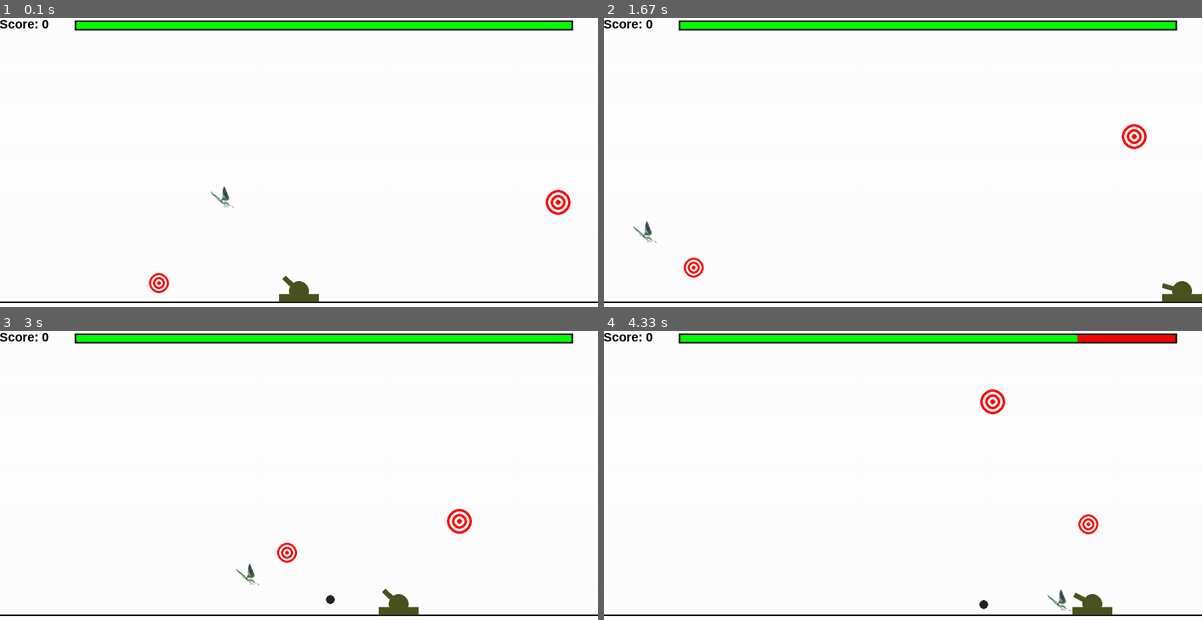
Above: before the commit, frames 1-4 (two rows, left to right).
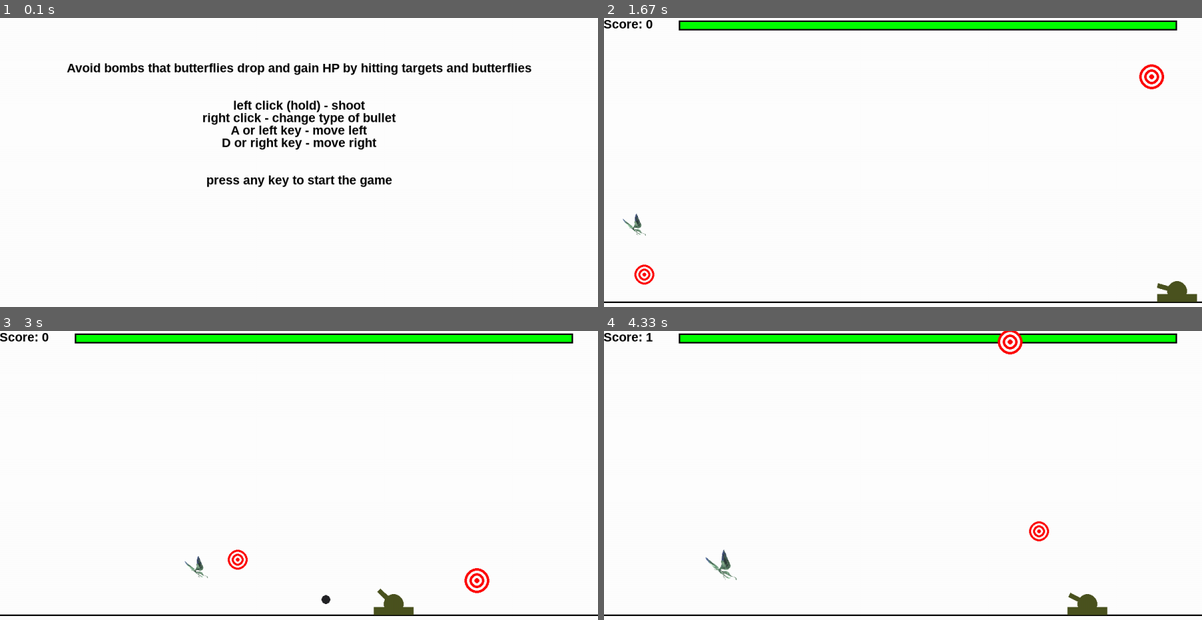
Above: after the commit, the same moments.

Repository: gnorayr/infa_2020_Gevorgyan
Game: pygame game, started from Lab 8 Cannon/Zibil.py
The game is run twice, just before and just after one commit, with the same random seed, the same clock (stepped at 60 frames per second) and the same inputs.
Inputs (mouse positions are in pixels of both pictures, inside the frame that each line leads up to):
- Up to frame 1 (0.1 s): no input
- Up to frame 2 (1.67 s): hold Right 0.33-0.8 s; click (908, 185) at 0.88 s; hold Right 1.17-1.63 s; click (759, 168) at 1.25 s
- Up to frame 3 (3 s): hold Left 1.67-2.2 s; click (113, 435) at 1.75 s; hold Left 2.23-2.63 s; click (520, 585) at 2.32 s; hold Right from 2.67 s (still down); click (143, 368) at 2.75 s
- Up to frame 4 (4.33 s): release Right at 3.3 s; hold Left 3.33-3.8 s; click (759, 420) at 3.42 s; hold Right 3.83-4.3 s; click (908, 513) at 3.92 s

The runs differ from the first frame. In frame 1, 8.4% of the frame differs, in the area x 0-100%, y 0-99%; in frame 2, 1.0%; in frame 3, 1.1%; in frame 4, 1.6%.

Commit message:
rules added

Diff:
--- a/Lab 8 Cannon/Zibil.py
+++ b/Lab 8 Cannon/Zibil.py
@@ -18,7 +18,7 @@
 class Game:
     def __init__(self):
         self.clock = pygame.time.Clock()
-
+        self.font = pygame.font.SysFont('arial', 25, True)
         self.score = 0
         self.cannon = Cannon(40, y=GROUND_Y)
         self.targets = [Target(), Target()]
@@ -27,9 +27,24 @@
         self.butterflies = [Butterfly()]
 
     def score_count(self):
-        font = pygame.font.SysFont('arial', 25, True)
-        text_1 = font.render("Score: {}".format(self.score), True, BLACK)
-        screen.blit(text_1, text_1.get_rect(center=(SCREEN_X // 25, SCREEN_Y // 50)))
+        text = self.font.render("Score: {}".format(self.score), True, BLACK)
+        screen.blit(text, text.get_rect(center=(SCREEN_X // 25, SCREEN_Y // 50)))
+
+    def rules(self):
+        text_1 = self.font.render("Avoid bombs that butterflies drop and gain HP by hitting targets and butterflies",
+                                  True, BLACK)
+        text_2 = self.font.render("left click (hold) - shoot", True, BLACK)
+        text_3 = self.font.render("right click - change type of bullet", True, BLACK)
+        text_4 = self.font.render("A or left key - move left", True, BLACK)
+        text_5 = self.font.render("D or right key - move right", True, BLACK)
+        text_6 = self.font.render("press any key to start the game", True, BLACK)
+
+        screen.blit(text_1, text_1.get_rect(center=(SCREEN_X // 2, SCREEN_Y // 4 - 50)))
+        screen.blit(text_2, text_2.get_rect(center=(SCREEN_X // 2, SCREEN_Y // 4 + 25)))
+        screen.blit(text_3, text_3.get_rect(center=(SCREEN_X // 2, SCREEN_Y // 4 + 50)))
+        screen.blit(text_4, text_4.get_rect(center=(SCREEN_X // 2, SCREEN_Y // 4 + 75)))
+        screen.blit(text_5, text_5.get_rect(center=(SCREEN_X // 2, SCREEN_Y // 4 + 100)))
+        screen.blit(text_6, text_6.get_rect(center=(SCREEN_X // 2, SCREEN_Y // 4 + 175)))
 
     def ground_draw(self):
         line(screen, BLACK, (0, GROUND_Y), (SCREEN_X, GROUND_Y), 3)
@@ -42,78 +57,84 @@
     def mainloop(self):
         finished = False
         bullet_type_1 = True
+        button_not_pressed = True
         while not finished:
             self.clock.tick(FPS)
-            self.ground_draw()
-            self.cannon.move()
-            self.cannon.muzzle_move()
-            self.cannon.draw()
-            self.cannon.health_draw()
-            self.score_count()
-            self.add_butterfly()
-
-            if self.cannon.is_dead():
-                print("your score is", self.score)
-                finished = True
-
-            for target in self.targets:
-                target.move()
-                target.draw()
-
-            for bullet in self.bullets:
-                if bullet.disappears(self.cannon):
-                    self.bullets.remove(bullet)
-                bullet.move()
-                bullet.draw()
-
-            for bomb in self.bombs:
-                if bomb.disappears():
-                    self.bombs.remove(bomb)
-                bomb.move()
-                bomb.draw()
-
-            for butterfly in self.butterflies:
-                butterfly.move()
-                butterfly.draw()
-                if butterfly.time_passed():
-                    self.bombs.append(Bomb(butterfly, 10))
-                    butterfly.waits()
-
-            for bomb in self.bombs:
-                if self.cannon.is_touching(bomb):
-                    self.cannon.health -= self.cannon.max_health / 5
-                    self.bombs.remove(bomb)
-
-            for bullet in self.bullets:
+            if button_not_pressed:
+                self.rules()
+            else:
+                self.ground_draw()
+                self.cannon.move()
+                self.cannon.muzzle_move()
+                self.cannon.draw()
+                self.cannon.health_draw()
+                self.score_count()
+                self.add_butterfly()
+
+                if self.cannon.is_dead():
+                    print("your score is", self.score)
+                    finished = True
+
                 for target in self.targets:
-                    if target.is_touching(bullet):
-                        self.targets.remove(target)
-                        self.targets.append(Target())
-                        try:
-                            self.bullets.remove(bullet)
-                        except ValueError:
-                            print("Congratulations you hit two butterflies with one shot!!!")
-                        self.score += 1
-                        if self.cannon.health_is_not_full():
-                            self.cannon.health += self.cannon.max_health / 50
-
-            for bullet in self.bullets:
+                    target.move()
+                    target.draw()
+
+                for bullet in self.bullets:
+                    if bullet.disappears(self.cannon):
+                        self.bullets.remove(bullet)
+                    bullet.move()
+                    bullet.draw()
+
+                for bomb in self.bombs:
+                    if bomb.disappears():
+                        self.bombs.remove(bomb)
+                    bomb.move()
+                    bomb.draw()
+
                 for butterfly in self.butterflies:
-                    if butterfly.is_touching(bullet):
-                        self.butterflies.remove(butterfly)
-                        self.butterflies.append(Butterfly())
-                        try:
-                            self.bullets.remove(bullet)
-                        except ValueError:
-                            print("Congratulations you hit two butterflies with one shot!!!")
-                        self.score += 1
-                        if self.cannon.health_is_not_full():
-                            self.cannon.health += 1
+                    butterfly.move()
+                    butterfly.draw()
+                    if butterfly.time_passed():
+                        self.bombs.append(Bomb(butterfly, 10))
+                        butterfly.waits()
+
+                for bomb in self.bombs:
+                    if self.cannon.is_touching(bomb):
+                        self.cannon.health -= self.cannon.max_health / 5
+                        self.bombs.remove(bomb)
+
+                for bullet in self.bullets:
+                    for target in self.targets:
+                        if target.is_touching(bullet):
+                            self.targets.remove(target)
+                            self.targets.append(Target())
+                            try:
+                                self.bullets.remove(bullet)
+                            except ValueError:
+                                print("Congratulations you hit two butterflies with one shot!!!")
+                            self.score += 1
+                            if self.cannon.health_is_not_full():
+                                self.cannon.health += self.cannon.max_health / 50
+
+                for bullet in self.bullets:
+                    for butterfly in self.butterflies:
+                        if butterfly.is_touching(bullet):
+                            self.butterflies.remove(butterfly)
+                            self.butterflies.append(Butterfly())
+                            try:
+                                self.bullets.remove(bullet)
+                            except ValueError:
+                                print("Congratulations you hit two butterflies with one shot!!!")
+                            self.score += 1
+                            if self.cannon.health_is_not_full():
+                                self.cannon.health += 1
 
             for event in pygame.event.get():
                 if event.type == pygame.QUIT:
                     print("your score is", self.score)
                     finished = True
+                elif event.type == pygame.KEYDOWN:
+                    button_not_pressed = False
                 elif event.type == pygame.MOUSEBUTTONUP and event.button == 3:
                     bullet_type_1 = not bullet_type_1
                 elif event.type == pygame.MOUSEBUTTONUP and event.button == 1:
@@ -168,10 +189,11 @@
                                       self.y - 0.5 * self.width * cos(self.angle))])
 
     def health_draw(self):
-        rect(screen, RED, (150, 5, 1000, 20))
+        rect(screen, RED, (SCREEN_X // 8, SCREEN_Y // 120, 5 * SCREEN_X // 6, SCREEN_Y // 30))
         if self.health > 0:
-            rect(screen, GREEN, (150, 5, 1000 * self.health // self.max_health, 20))
-        rect(screen, BLACK, (150, 5, 1000, 20), 3)
+            rect(screen, GREEN,
+                 (SCREEN_X // 8, SCREEN_Y // 120, 5 * self.health * SCREEN_X // 6 // self.max_health, SCREEN_Y // 30))
+        rect(screen, BLACK, (SCREEN_X // 8, SCREEN_Y // 120, 5 * SCREEN_X // 6, SCREEN_Y // 30), 3)
 
     def muzzle_move(self):
         mouse_x, mouse_y = pygame.mouse.get_pos()
